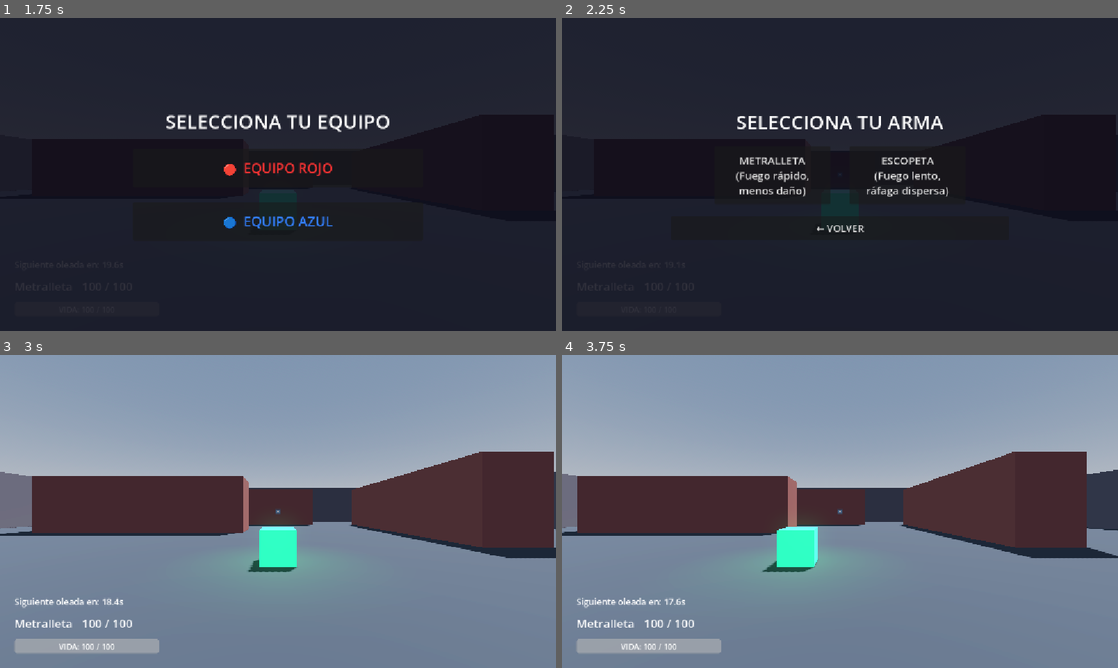
Above: before the commit, frames 1-4 (two rows, left to right).
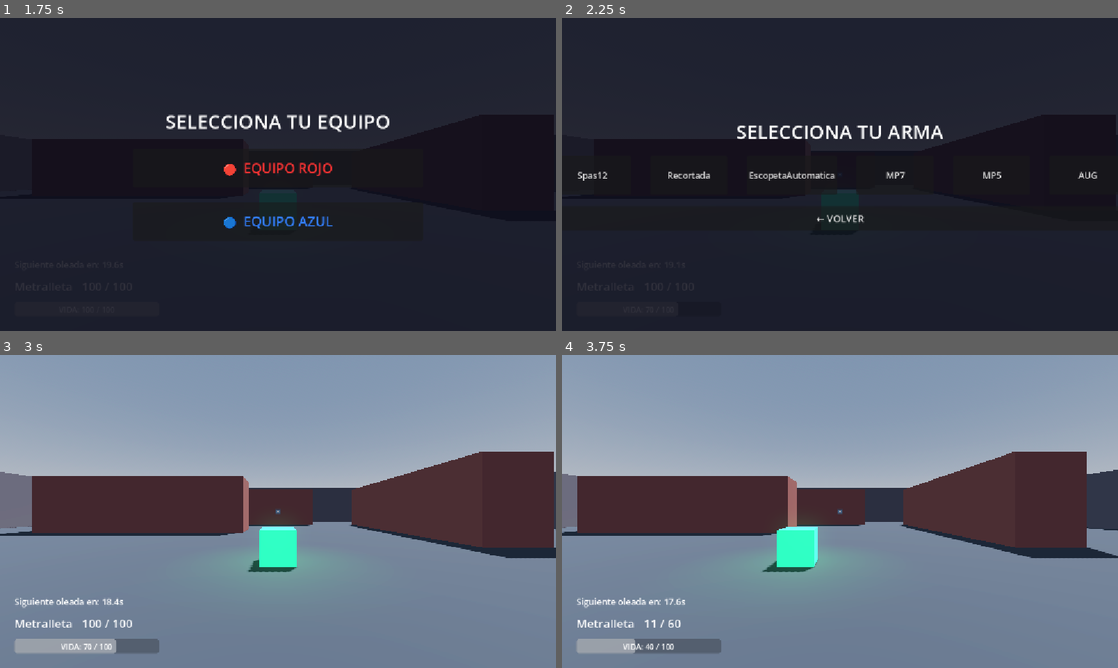
Above: after the commit, the same moments.

Repository: Jillkrav/Fps-Prueba
Game: Godot game, scene res://scenes/main_menu.tscn
The game is run twice, just before and just after one commit, with the same random seed, the same clock (stepped at 60 frames per second) and the same inputs. The engine's default icon, where the game draws it, is replaced by a stand-in: a white triangle on a blue panel in a dark square.
Inputs (mouse positions are in pixels of both pictures, inside the frame that each line leads up to):
- Up to frame 1 (1.75 s): click "JUGAR" at 0.5 s; click "MAPA 1 (Laberíntico)" at 1.25 s
- Up to frame 2 (2.25 s): click "🔴 EQUIPO ROJO" at 2 s
- Up to frame 3 (3 s): click (211, 511) at 2.75 s, where only the run before the commit has a clickable "METRALLETA (Fuego rápido, men…"
- Up to frame 4 (3.75 s): move the mouse to (962, 495) at 3.52 s; hold D from 3.53 s (still down); hold R from 3.53 s (still down); click (962, 495) at 3.67 s

Frame 1 is identical in both runs. In frame 2, 3.0% of the frame differs, in the area x 2-97%, y 31-69%; in frame 3, 0.5%; in frame 4, 0.9%.
Error before the commit: Parse Error: The function signature doesn't match the parent. Parent signature is "_get(StringName) -> Variant". (res://scripts/config_manager.gd:81)

Commit message:
fix: renombrar _get a _cfg_get (conflicto con metodo reservado de Object)

Diff:
--- a/scripts/config_manager.gd
+++ b/scripts/config_manager.gd
@@ -9,13 +9,13 @@
 # ─── Accesos directos ───────────────────────────────────────────────
 
 var salud_jugador: float:
-	get: return _get("SistemaSalud/SaludEstandarJugador", 100.0)
+	get: return _cfg_get("SistemaSalud/SaludEstandarJugador", 100.0)
 
 var mult_cabeza: float:
-	get: return _get("SistemaSalud/MultiplicadoresDano/Cabeza", 5.0)
+	get: return _cfg_get("SistemaSalud/MultiplicadoresDano/Cabeza", 5.0)
 
 var mult_torso: float:
-	get: return _get("SistemaSalud/MultiplicadoresDano/Torso", 1.0)
+	get: return _cfg_get("SistemaSalud/MultiplicadoresDano/Torso", 1.0)
 
 # ─── Inicializacion ──────────────────────────────────────────────────
 
@@ -34,7 +34,7 @@
 	var json  := JSON.new()
 	var error := json.parse(json_text)
 	if error != OK:
-		push_error("ConfigManager: Error al parsear JSON — linea %d: %s" % [json.get_error_line(), json.get_error_message()])
+		push_error("ConfigManager: Error al parsear JSON - linea %d: %s" % [json.get_error_line(), json.get_error_message()])
 		return
 
 	_data = json.get_data().get("ConfiguracionJuego", {})
@@ -76,9 +76,10 @@
 
 # ─── Acceso generico por ruta ────────────────────────────────────────
 
-## Acceso generico. Separa claves con "/".
-## Ejemplo: _get("SistemaSalud/SaludEstandarJugador", 100.0)
-func _get(path: String, default_value: Variant) -> Variant:
+## Acceso generico interno. Separa claves con "/".
+## Ejemplo: _cfg_get("SistemaSalud/SaludEstandarJugador", 100.0)
+## NOTA: no usar "_get" porque es un metodo reservado de Object en Godot.
+func _cfg_get(path: String, default_value: Variant) -> Variant:
 	var keys    := path.split("/")
 	var current: Variant = _data
 	for key in keys:
